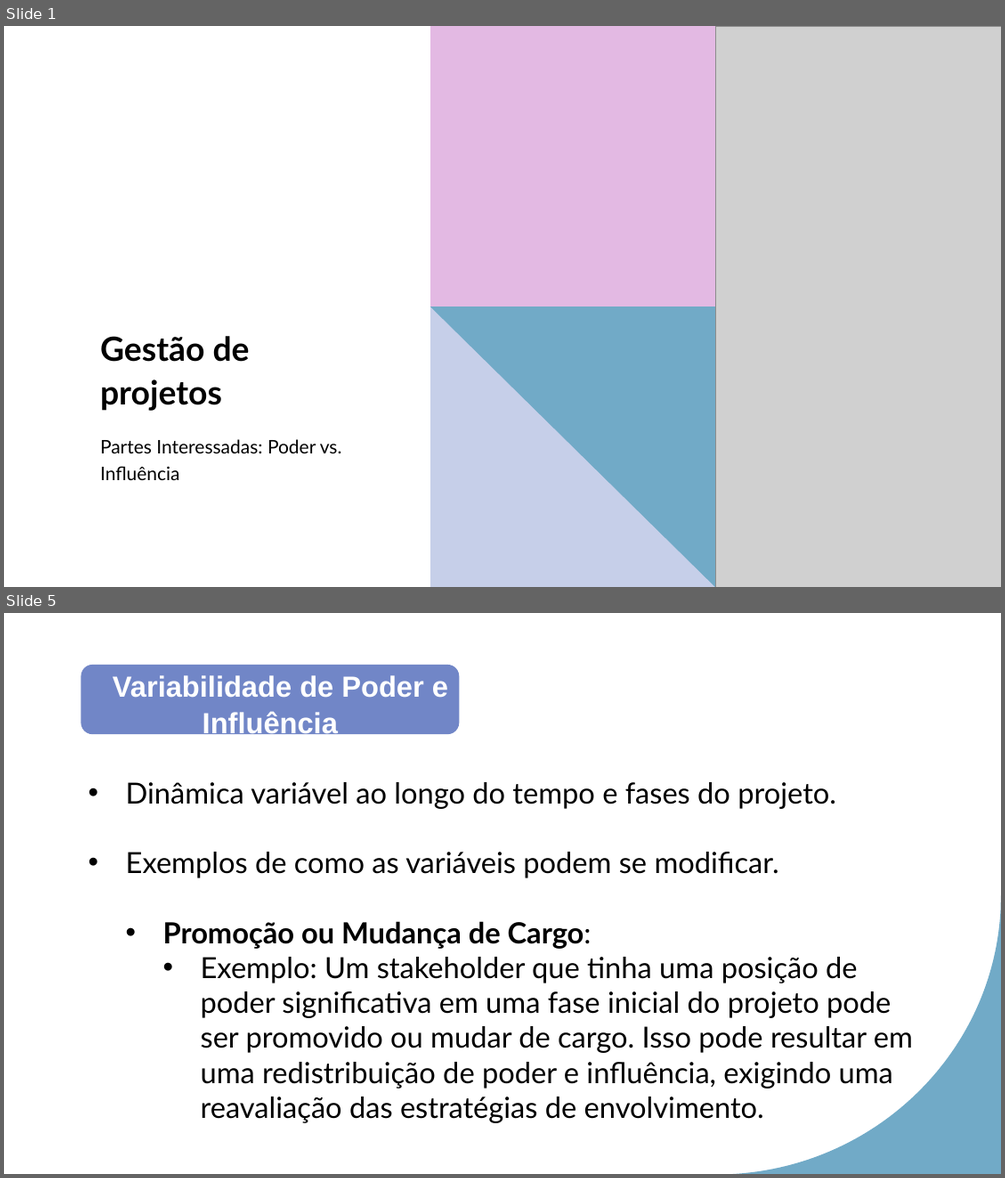
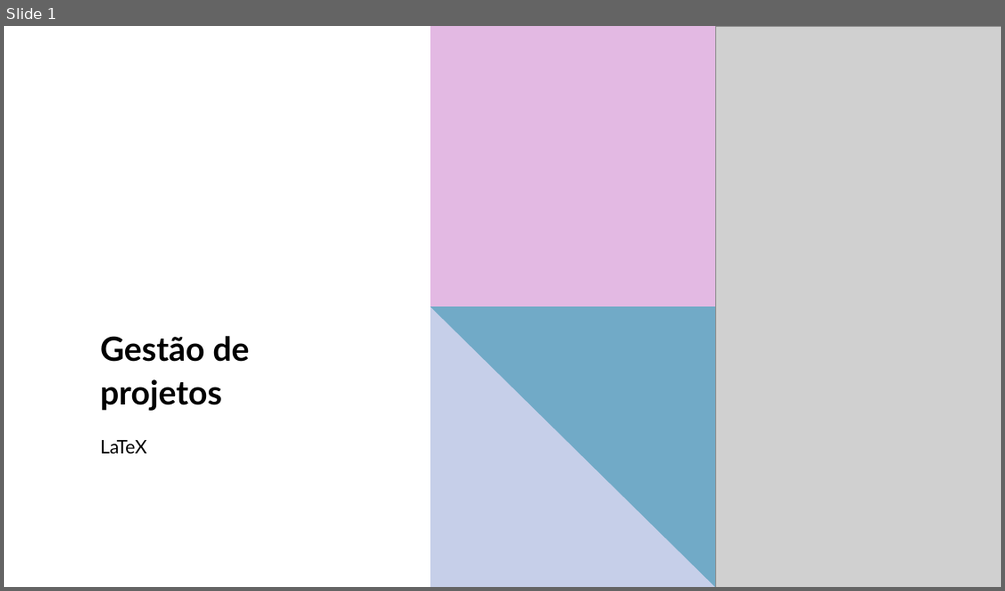
Before and after one commit to LeonardoRaiz/FATEC, a slide deck: Aulas/Gestao de Projetos/PPT/Aula 06/Aula 06.pptx. Shown one above the other, each under a label of ours: slides 1 and 5 before the commit, slide 1 after it; the slides between them are not shown. The pictures are 1005x1178 and 1005x591 pixels, drawn with LibreOffice and Linux fonts; fonts in the diff are those of the drawing; grey boxes stand for pictures. Boxes give left, top, right and bottom in pixels: in the first picture for what was removed or moved away, otherwise in the second. Text is boxed around its words. In the diff, an @@ line names an element or a change of style, - is before the commit and + after.

```diff
--- a/Aulas/Gestao de Projetos/PPT/Aula 06/Aula 06.pptx
+++ b/Aulas/Gestao de Projetos/PPT/Aula 06/Aula 06.pptx
@@ slide 5 removed at [4,613,1001,1174], background #FFFFFF; not listed: 1 template element that a slide beside it also shows @@
@@ rounded rectangle removed at [81,665,460,734] @@
-Variabilidade de Poder e Influência
@@ text removed at [126,782,913,1123] @@
-• Dinâmica variável ao longo do tempo e fases do projeto.
-• Exemplos de como as variáveis podem se modificar.
-  • Promoção ou Mudança de Cargo:
-    • Exemplo: Um stakeholder que tinha uma posição de poder significativa em uma fase inicial do projeto pode ser promovido ou mudar de cargo. Isso pode resultar em uma redistribuição de poder e influência, exigindo uma reavaliação das estratégias de envolvimento.
@@ slide 1 changed as well @@
@@ subtitle at [100,440,147,453]: text changed @@
-Partes Interessadas: Poder vs. Influência
+LaTeX
```
Also in this commit, not shown: 14 slides added, 9 other slides removed, 15 other files.
